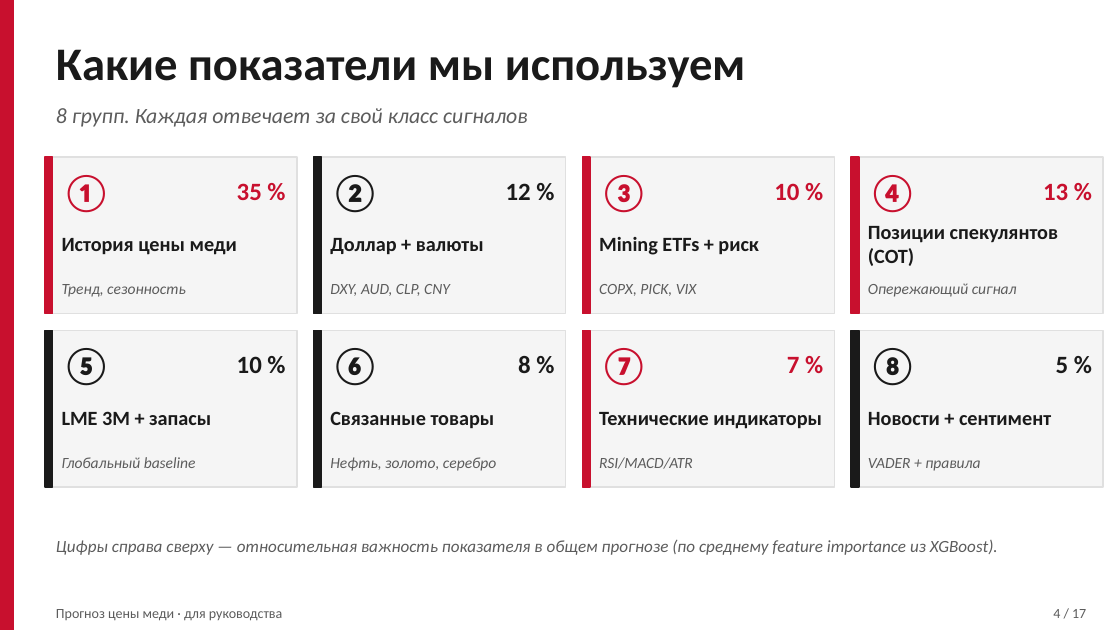
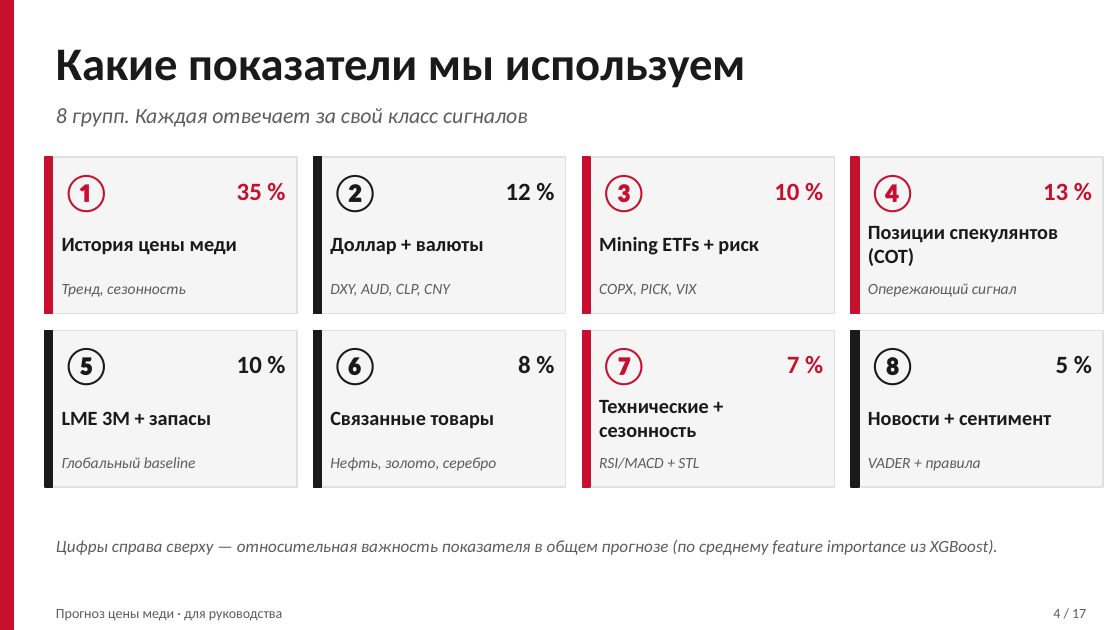
Before and after one commit to art6765/copper-forecast, a slide deck: slide 4 of presentation/Copper_Forecast_For_Director.pptx. Drawn at 1120x630 pixels with LibreOffice and Linux fonts; fonts in the diff are those of the drawing. Boxes give left, top, right and bottom in pixels: in the first picture for what was removed or moved away, otherwise in the second. Text is boxed around its words. In the diff, an @@ line names an element or a change of style, - is before the commit and + after.

```diff
--- a/presentation/Copper_Forecast_For_Director.pptx
+++ b/presentation/Copper_Forecast_For_Director.pptx
@@ text at [599, 400, 709, 437]: text changed @@
-Технические индикаторы
+Технические + сезонность
@@ text at [599, 457, 699, 469]: text changed @@
-RSI/MACD/ATR
+RSI/MACD + STL
```
Also in this commit, not shown: 2 other slides changed, 5 other files.
